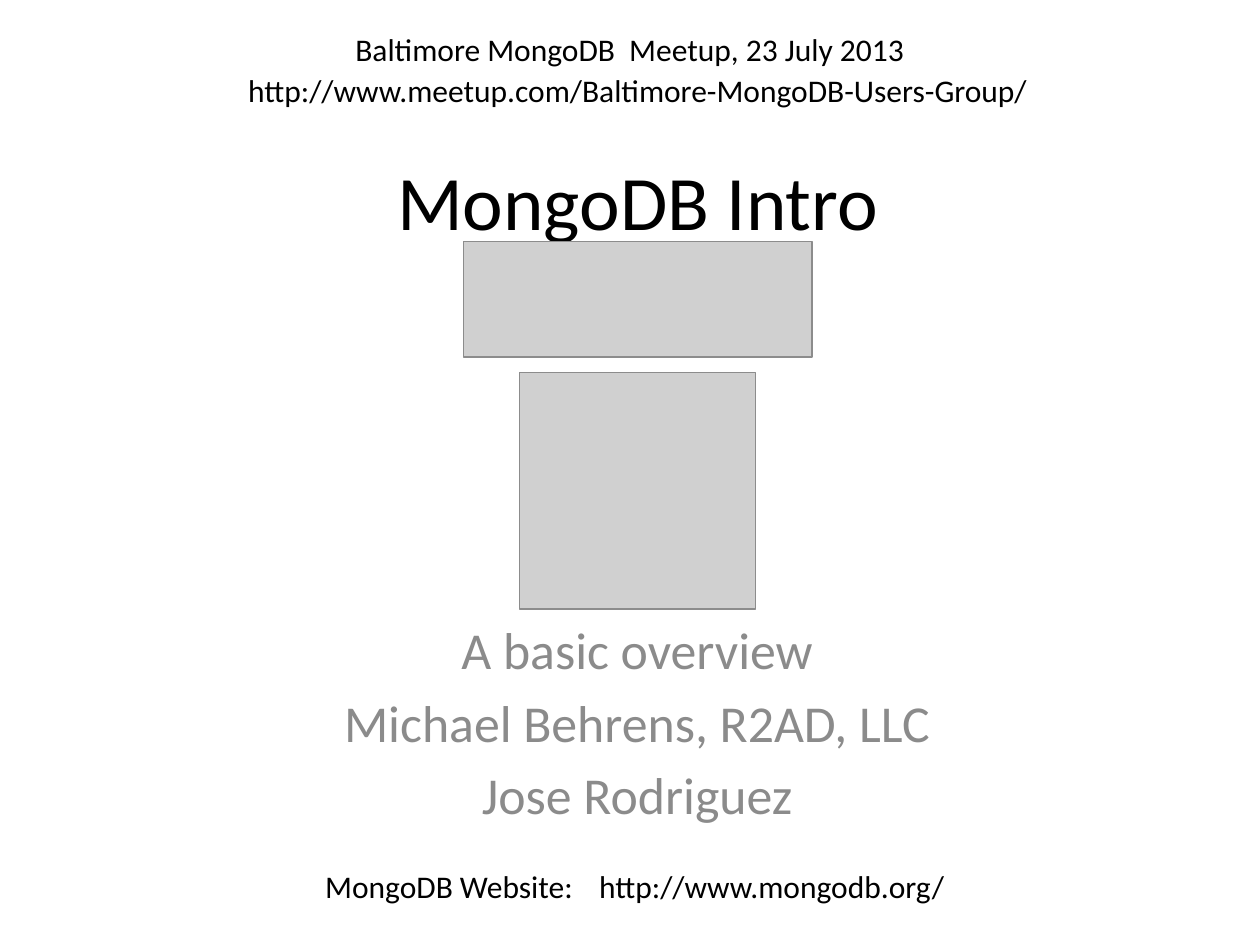
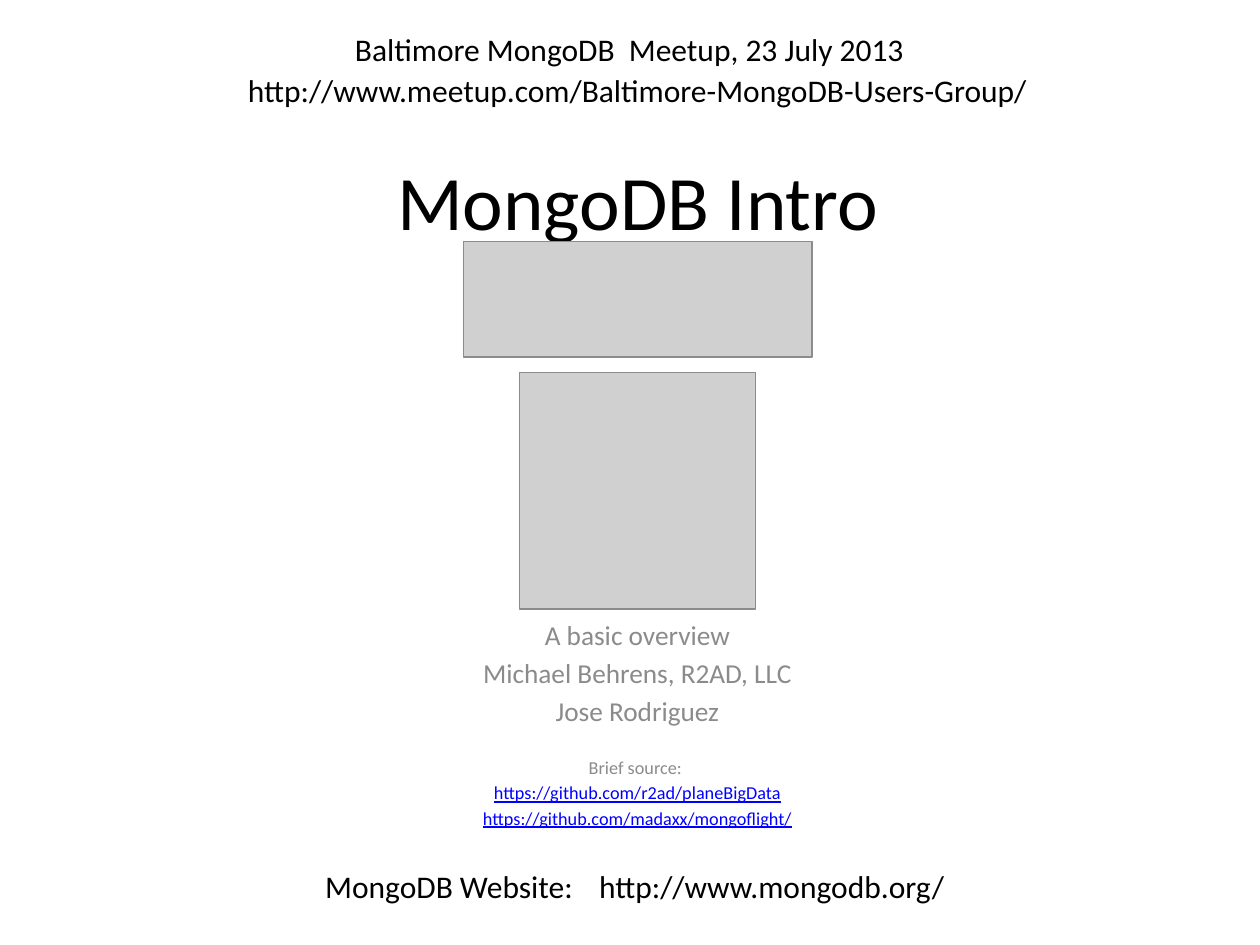
Before and after one commit to r2ad/planeBigData, a slide deck: slide 1 of nosql/mongodb/MongoDB-Introduction-R2AD-23July2013.pptx. Drawn at 1260x945 pixels with LibreOffice and Linux fonts; fonts in the diff are those of the drawing; grey boxes stand for pictures. Boxes give left, top, right and bottom in pixels: in the first picture for what was removed or moved away, otherwise in the second. Text is boxed around its words. In the diff, an @@ line names an element or a change of style, - is before the commit and + after.

```diff
--- a/nosql/mongodb/MongoDB-Introduction-R2AD-23July2013.pptx
+++ b/nosql/mongodb/MongoDB-Introduction-R2AD-23July2013.pptx
@@ subtitle at (x1=483, y1=626, x2=791, y2=726): size 29.6 to 15.6 pt in "A basic overview", "Michael Behrens, R2AD, LLC", "Jose Rodriguez"; less space between paragraphs @@
@@ subtitle at (x1=483, y1=761, x2=791, y2=828): paragraphs added @@
+Brief source:
+https://github.com/r2ad/planeBigData
+https://github.com/madaxx/mongoflight/
```
Also in this commit, not shown: 7 other slides changed, 1 other file.
